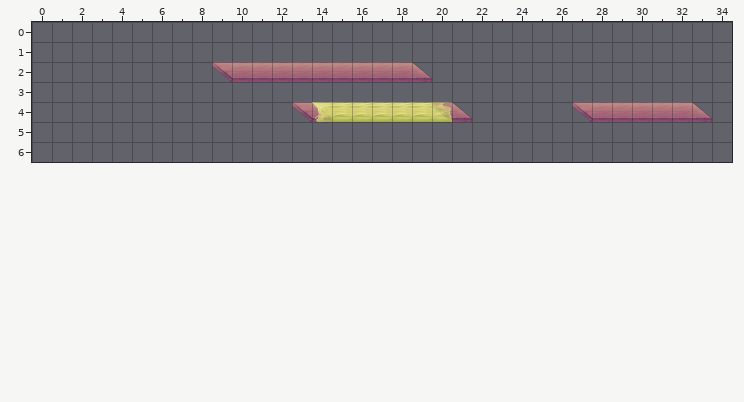
An edit to a level. Tiled map, android/assets/level2.tmx. The picture above is the old version.
Cells are 95x95 px. Shown: x 0..34, y 0..6.
New version:
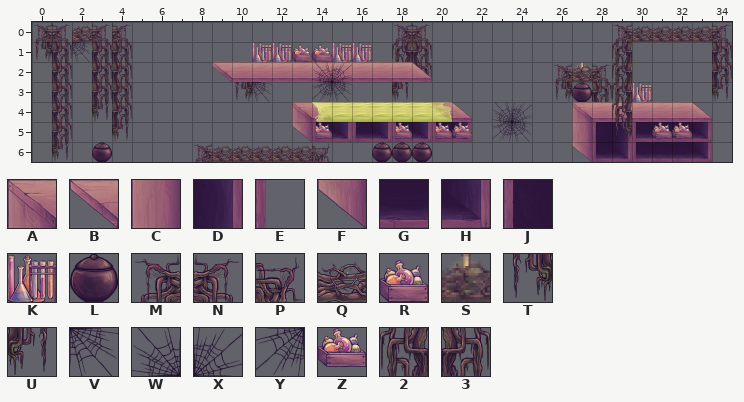
Key: from "tiles2": A 0, B 3, C 5, D 7, E 8, F 10, G 11, H 12, J 13, K 14, L 17, M 18, N 18 flipped left-right, P 18 turned 90, Q 19, R 20, S 21, T 23, U 23 flipped left-right, V 24, W 24 turned 180, X 24 turned 270, Y 24 turned 90, Z 25, 2 28, 3 28 flipped left-right.
_ is an empty cell.
Tiles replaced or removed in this view: B.
Tiles of an added or newly shown layer are drawn over the layers below it.
See-through tiles are keyed as they look on the map.
Diff:
Changed rows in their new state; . is an unchanged cell.
Layer "background" (now shown):
first column x 0:
0 MNQNN.............................
1 T3V33......KKRRKK.................
2 .3.33......................S......
3 .3.33.....TV..................K...
4 .3.U3.............................
5 .3..U........FGHGHGHGH.....CJDGGGH
6 .U.L....MQQQQQP............FGHGGGH
Layer "background2" (added):
first column x 14:
0 ....MN.............
1 ....23.............
2 .....3......MQN....
3 ....U.......TL3....
5 Z...Z.ZZ........EZZ
6 ..............E.E..
Layer "platforms":
first column x 13:
4 A.............A
Layer "foreground" (now shown):
first column x 14:
0 ...............MQQQQN
1 ...............2....3
2 WX.............2....3
3 YV.............2....U
4 .........WX....2.....
5 E.E.E.E..YV....T.....
6 ...LLL...............
